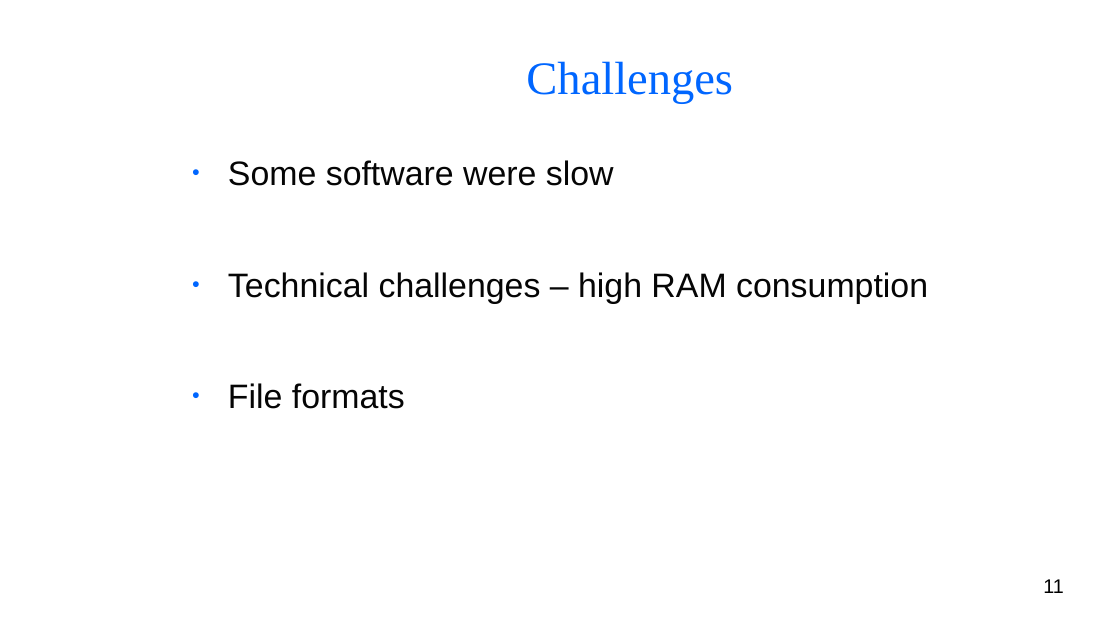
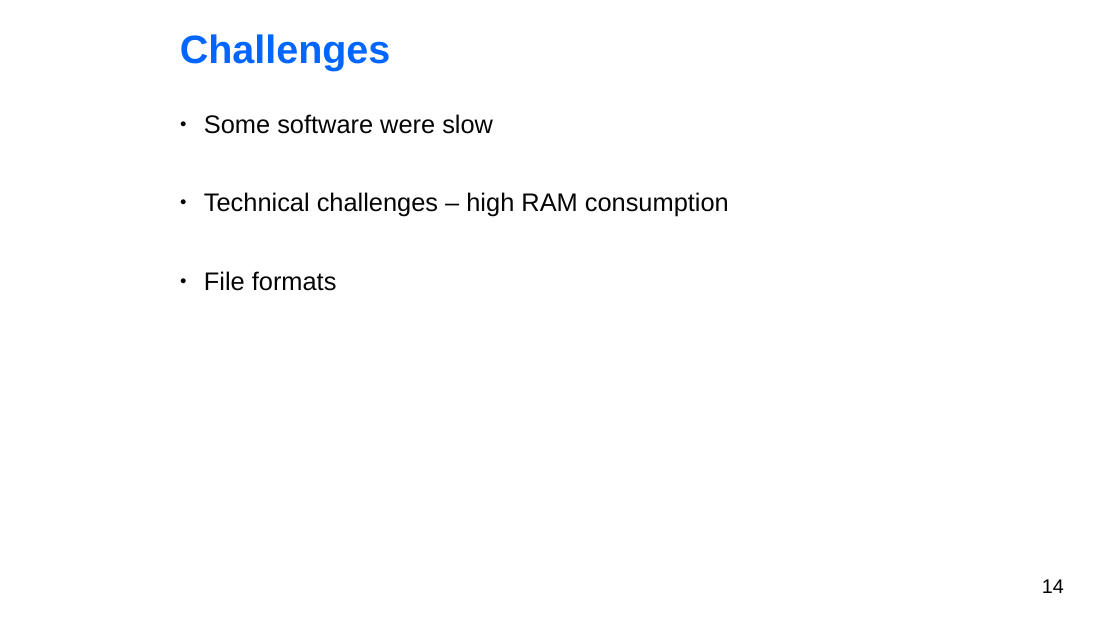
Before and after one commit to BryanAbuchery/Group_Project, a slide deck: slide 14 of Group_presentation.odp (slide 11 before the commit). Drawn at 1120x630 pixels with LibreOffice and Linux fonts; fonts in the diff are those of the drawing; background and template pictures are left out. Boxes give left, top, right and bottom in pixels: in the first picture for what was removed or moved away, otherwise in the second. Text is boxed around its words. In the diff, an @@ line names an element or a change of style, - is before the commit and + after.

```diff
--- a/Group_presentation.odp
+++ b/Group_presentation.odp
@@ title "Challenges" at (180, 34, 390, 71): size 33 to 28 pt, font Times New Roman to Arial, bold on; alignment centre to left; vertical alignment middle to top @@
@@ text "Some software were slow": place and size @@
-text "Some software were slow" at (228, 160, 928, 409)
+text "Some software were slow" at (204, 114, 729, 291)
@@ text "Some software were slow" at (204, 114, 729, 291): size 24 to 18 pt; indent changed; less space between paragraphs; bullet colour #0066FF to #000000 @@
@@ page number at (1042, 579, 1064, 593): text changed @@
-11
+14
```
Also in this commit, not shown: 8 other slides changed, 6 slides added, 3 slides removed.
